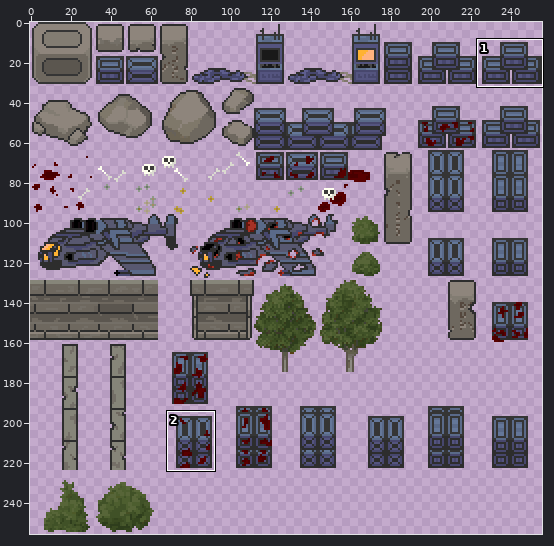
Edited in one commit: sprite sheet (assets/Tiles/tilemap_objects.png). The picture above shows the old version from afar; the outline marks the close-up.
Close-up. Before the edit:
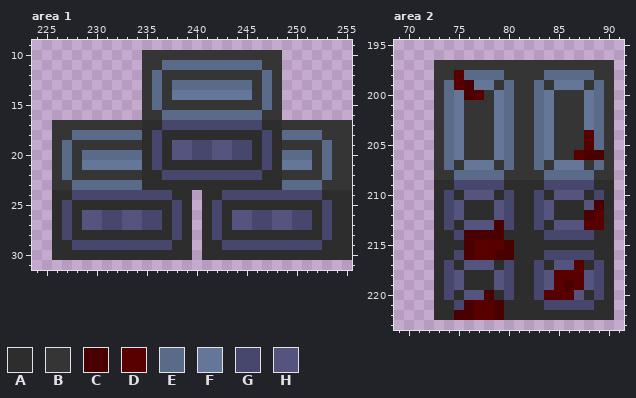
The file is 256x256 pixels. Pixels under 10% opacity are left out. Colours within 5 levels of each other are drawn and written as one. Shown: area 1: x 224..255, y 9..31; area 2: x 69..91, y 195..223. The commit also changed other parts of the picture, which this record leaves out.
Palette (. is transparent): A #2d2d2d  B #353535  C #480000  D #580000  E #5a6a89  F #647799  G #47476d  H #54547f
Pixels before, area 1, first column x 226:
10 .........BBBBBBBBBBBBBB.......
11 .........BBEEEEEEEEEEBB.......
12 .........BEBBBBBBBBBBEB.......
13 .........BEBEEEEEEEEBEB.......
14 .........BEBFFFFFFFFBEB.......
15 .........BEBBBBBBBBBBEB.......
16 .........BBEEEEEEEEEEBB.......
17 BBBBBBBBBAAGGGGGGGGGGAABBBBBBB
18 BBEEEEEEEAGAAAAAAAAAAGAEEEEBBB
19 BEBBBBBBBAGAHHGGHHGGAGABBBBEBB
20 BEBEEEEEEAGAHHGGHHGGAGAEEEBEBB
21 BEBFFFFFFAGAAAAAAAAAAGAFFFBEBB
22 BEBBBBBBBAAGGGGGGGGGGAABBBBEBB
23 BBEEEEEEEAAAAAAAAAAAAAAEEEEBBB
24 AAGGGGGGGGGGAA.AAGGGGGGGGGGAAA
25 AGAAAAAAAAAAGA.AGAAAAAAAAAAGAA
26 AGAHHGGHHGGAGA.AGAHHGGHHGGAGAA
27 AGAHHGGHHGGAGA.AGAHHGGHHGGAGAA
28 AGAAAAAAAAAAGA.AGAAAAAAAAAAGAA
29 AAGGGGGGGGGGAA.AAGGGGGGGGGGAAA
30 AAAAAAAAAAAAAA.AAAAAAAAAAAAAAA
Pixels before, area 2, first column x 73:
197 BBBBBBBBBBBBBBBBBB
198 BBDEEEEBBBBEEEEEBB
199 BEDCFFBEBBEBFFFBEB
200 BEFCDBFEBBEFBBBFEB
201 BEFBBBFEBBEFBBBFEB
202 BEFBBBFEBBEFBBBFEB
203 BEFBBBFEBBEFBBBFEB
204 BEFBBBFEBBEFBBBDEB
205 BEFBBBFEBBEFBBBDEB
206 BEFBBBFEBBEFBBDCCB
207 BEBFFFBEBBEBFFFBEB
208 BBEEEEEBBBBEEEEEBB
209 AAGGGGGAAAAGGGGGAA
210 AGAHHHAGAAGAHHHAGA
211 AGHAAAHGAAGHAAAHCA
212 AGHAAAHGAAGHAAACDA
213 AGAHHHCGAAGAHHHDDA
214 AAGCCCCAAAAGGGGGAA
215 AAACDDDCAAAAAAAAAA
216 AAGCDDCCAAAGGGGGAA
217 AGAHHHAGAAGAHHDAGA
218 AGHAAAHGAAGHDDDHGA
219 AGHAAAHGAAGHDCDHGA
220 AGAHHCAGAAGDDDHAGA
221 AAGCDDCAAAAGGGGGAA
222 AACCDDCAAAAAAAAAAA
After the commit:
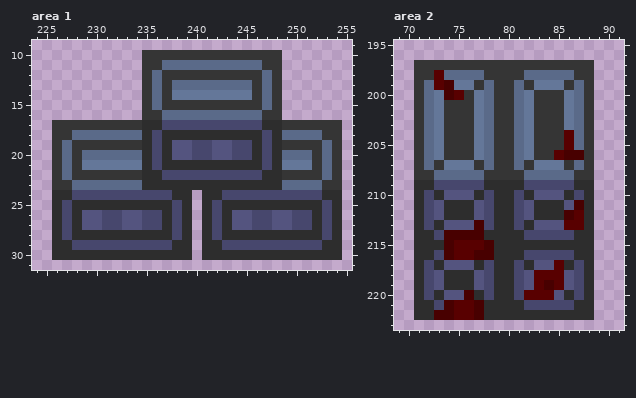
Change:
Changed rows in their new state; - is an unchanged pixel.
Area 1:
first column x 255:
17 .
18 .
19 .
20 .
21 .
22 .
23 .
24 .
25 .
26 .
27 .
28 .
29 .
30 .
Area 2:
first column x 71:
197 BB----------------..
198 BBDEE--BB--EE---BB..
199 BEDCFFBE-BE-FF-BE-..
200 BEFCDBFEBBEFBB-FEB..
201 BEFBB-FEBBEFBB-FEB..
202 BEFBB-FEBBEFBB-FEB..
203 BEFBB-FEBBEFBB-FEB..
204 BEFBB-FEBBEFBB-DEB..
205 BEFBB-FEBBEFBB-DEB..
206 BEFBB-FEBBEFBBDCCB..
207 BE-FF-BE-BE-FF-BE-..
208 BBEE---BB--EE---BB..
209 AAGG---AA--GG---AA..
210 AG-HH-AG-AG-HH-AG-..
211 AGHAA-HGAAGHAA-HCA..
212 AGHAA-HGAAGHAA-CDA..
213 AG-HH-CGAAG-HH-DDA..
214 AAGCC--AA--GG---AA..
215 AA-CDD-CAA--------..
216 AAGCDDCCAA-GG---AA..
217 AG-HH-AG-AG-HHDAG-..
218 AGHAA-HGAAGHDD-HGA..
219 AGHAA-HGAAGHDC-HGA..
220 AG-HHCAG-AGDD-HAG-..
221 AAGCDDCAA--GG---AA..
222 AACCDDCAA---------..
